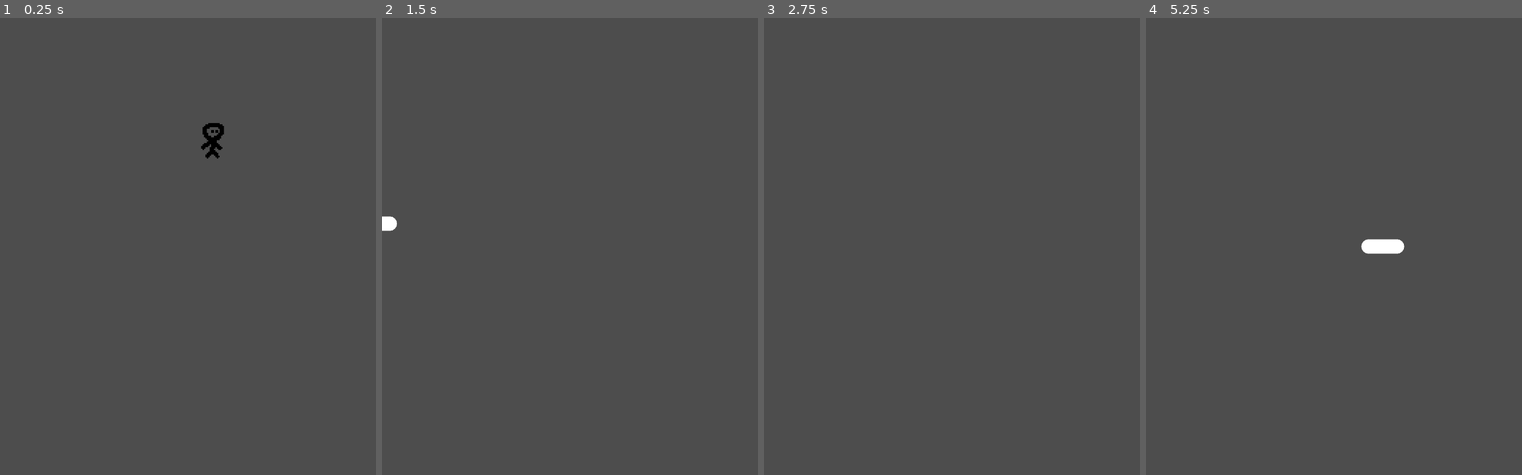
Above: before the commit, frames 1-4 (left to right).
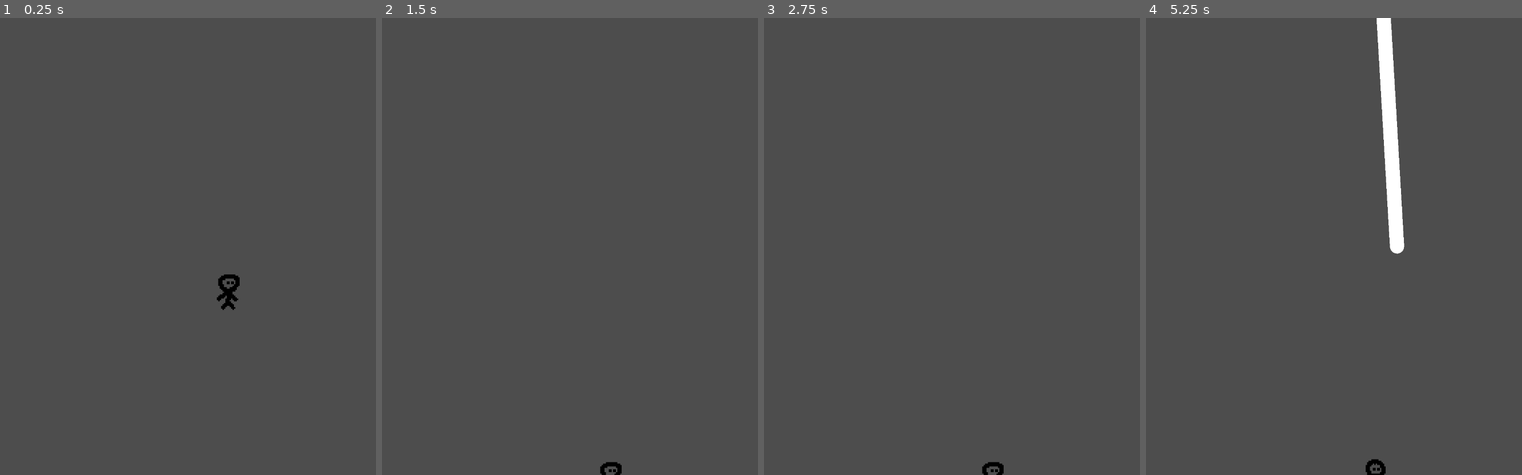
Above: after the commit, the same moments.

Repository: tanmayrajk/kinda-like-linerider-ig
Game: Godot game, scene res://assets/scenes/main.tscn
The game is run twice, just before and just after one commit, with the same random seed, the same clock (stepped at 60 frames per second) and the same inputs. The engine's default icon, where the game draws it, is replaced by a stand-in: a white triangle on a blue panel in a dark square.
Inputs (mouse positions are in pixels of both pictures, inside the frame that each line leads up to):
- Up to frame 1 (0.25 s): no input
- Up to frame 2 (1.5 s): tap Enter (ui_accept) at 0.5, 0.6 s; move the mouse to (709, 223) at 0.52 s; hold Right (ui_right) from 0.53 s (still down); click (709, 223) at 0.67 s; tap Space (jump) at 0.77, 0.8, 1.07, 1.35 s; move the mouse to (517, 269) at 1.27 s
- Up to frame 3 (2.75 s): tap Space (jump) at 1.52, 1.82, 2.3 s; tap Enter (ui_accept) at 1.55, 2.1 s; move the mouse to (1038, 145) at 2.02 s; release Right (ui_right) at 2.03 s; hold Left (ui_left) from 2.03 s (still down)
- Up to frame 4 (5.25 s): move the mouse to (1352, 337) at 2.77 s; release Left (ui_left) at 2.78 s; hold Right (ui_right) 2.78-4.28 s; tap Alt at 2.85 s; click (1352, 337) at 2.92 s; tap Space (jump) at 3.02, 3.32, 3.77, 3.8, 4.07, 4.52, 4.82, 5.1 s; tap Enter (ui_accept) at 3.05, 4.25, 4.35 s; move the mouse to (1510, 315) at 3.52 s; tap Shift at 3.6 s; move the mouse to (1236, 177) at 4.27 s; hold Left (ui_left) 4.28-5.03 s; move the mouse to (1397, 246) at 5.02 s; hold Right (ui_right) from 5.03 s (still down); click (1397, 246) at 5.17 s

The runs differ from the first frame. In frame 1, 0.5% of the frame differs, in the area x 53-64%, y 23-64%; in frame 2, 0.2%; in frame 3, 0.1%; in frame 4, 2.2%, in the area x 57-69%, y 0-100%.

Commit message:
make a really really really bad enemy system but like i do see the vision yk like maybe with a enemy indicator and shit it might just work idk

Diff:
--- /dev/null
+++ b/assets/scenes/enemy.tscn
@@ -0,0 +1,17 @@
+[gd_scene format=3 uid="uid://ddb1606xttn4a"]
+
+[ext_resource type="Script" uid="uid://bvko70jql0y6h" path="res://scripts/enemy.gd" id="1_kbpvo"]
+[ext_resource type="Texture2D" uid="uid://cairll5r8ant4" path="res://icon.svg" id="1_kvq5h"]
+
+[sub_resource type="RectangleShape2D" id="RectangleShape2D_35tmg"]
+size = Vector2(60, 60)
+
+[node name="enemy" type="CharacterBody2D" unique_id=2039986865]
+script = ExtResource("1_kbpvo")
+
+[node name="sprite" type="Sprite2D" parent="." unique_id=1487254911]
+scale = Vector2(0.5, 0.5)
+texture = ExtResource("1_kvq5h")
+
+[node name="CollisionShape2D" type="CollisionShape2D" parent="." unique_id=26017079]
+shape = SubResource("RectangleShape2D_35tmg")
--- a/assets/scenes/main.tscn
+++ b/assets/scenes/main.tscn
@@ -3,6 +3,8 @@
 [ext_resource type="PackedScene" uid="uid://dch1v4m2u2sd6" path="res://assets/scenes/player.tscn" id="2_0wfyh"]
 [ext_resource type="Script" uid="uid://da1xie7oek4ts" path="res://scripts/moving_world.gd" id="2_sfrgt"]
 [ext_resource type="Script" uid="uid://db1jr5yxrfpcd" path="res://scripts/the_strokes.gd" id="3_etxf0"]
+[ext_resource type="Script" uid="uid://jrxe7b580k17" path="res://scripts/enemy_spawner.gd" id="3_vesw4"]
+[ext_resource type="PackedScene" uid="uid://ddb1606xttn4a" path="res://assets/scenes/enemy.tscn" id="5_vesw4"]
 
 [node name="main" type="Node2D" unique_id=1209180813]
 
@@ -11,6 +13,48 @@
 
 [node name="the_strokes" type="Node2D" parent="moving_world" unique_id=1621566685]
 script = ExtResource("3_etxf0")
+metadata/_edit_lock_ = true
 
 [node name="player" parent="." unique_id=534280259 instance=ExtResource("2_0wfyh")]
-position = Vector2(149, 54)
+position = Vector2(78, 160)
+
+[node name="Camera2D" type="Camera2D" parent="player" unique_id=394437493]
+drag_vertical_enabled = true
+drag_top_margin = 1.0
+drag_bottom_margin = 1.0
+editor_draw_limits = true
+editor_draw_drag_margin = true
+metadata/_edit_lock_ = true
+
+[node name="enemy_spawner" type="Node2D" parent="." unique_id=2108634168]
+position = Vector2(433, 165)
+script = ExtResource("3_vesw4")
+enemy_scene = ExtResource("5_vesw4")
+
+[node name="spawn_points" type="Node2D" parent="enemy_spawner" unique_id=559681003]
+position = Vector2(528, 0)
+
+[node name="spawn_point" type="Node2D" parent="enemy_spawner/spawn_points" unique_id=1671744734]
+metadata/_edit_lock_ = true
+
+[node name="spawn_point2" type="Node2D" parent="enemy_spawner/spawn_points" unique_id=220376943]
+position = Vector2(0, 50)
+metadata/_edit_lock_ = true
+
+[node name="spawn_point3" type="Node2D" parent="enemy_spawner/spawn_points" unique_id=1051561704]
+position = Vector2(0, -50)
+metadata/_edit_lock_ = true
+
+[node name="spawn_point4" type="Node2D" parent="enemy_spawner/spawn_points" unique_id=1793436109]
+position = Vector2(0, 100)
+metadata/_edit_lock_ = true
+
+[node name="spawn_point5" type="Node2D" parent="enemy_spawner/spawn_points" unique_id=5843614]
+position = Vector2(0, -100)
+metadata/_edit_lock_ = true
+
+[node name="Timer" type="Timer" parent="enemy_spawner" unique_id=1538534058]
+wait_time = 0.67
+autostart = true
+
+[connection signal="timeout" from="enemy_spawner/Timer" to="enemy_spawner" method="_on_timer_timeout"]
--- /dev/null
+++ b/scripts/enemy.gd
@@ -0,0 +1,25 @@
+extends CharacterBody2D
+
+
+const SPEED = 150.0
+#const JUMP_VELOCITY = -400.0
+
+
+func _physics_process(delta: float) -> void:
+	# Add the gravity.
+	#if not is_on_floor():
+		#velocity += get_gravity() * delta
+
+	# Handle jump.
+	#if Input.is_action_just_pressed("ui_accept") and is_on_floor():
+		#velocity.y = JUMP_VELOCITY
+
+	# Get the input direction and handle the movement/deceleration.
+	# As good practice, you should replace UI actions with custom gameplay actions.
+	#var direction := Input.get_axis("ui_left", "ui_right")
+	#if direction:
+	velocity.x = -1 * SPEED
+	#else:
+		#velocity.x = move_toward(velocity.x, 0, SPEED)
+
+	move_and_slide()
--- /dev/null
+++ b/scripts/enemy_spawner.gd
@@ -0,0 +1,25 @@
+extends Node2D
+
+@export var enemy_scene: PackedScene
+@onready var timer: Timer = $Timer
+@onready var moving_world: Node2D = $"../moving_world"
+
+func spawn_enemy():
+	var spawners = $spawn_points.get_children()
+	var rand_spawner: Node2D = spawners.pick_random()
+	var enemy: CharacterBody2D = enemy_scene.instantiate()
+	moving_world.add_child(enemy)
+	enemy.global_position = rand_spawner.global_position
+
+# Called when the node enters the scene tree for the first time.
+func _ready() -> void:
+	pass # Replace with function body.
+
+
+# Called every frame. 'delta' is the elapsed time since the previous frame.
+func _process(delta: float) -> void:
+	pass
+
+
+func _on_timer_timeout() -> void:
+	spawn_enemy()
--- a/scripts/player.gd
+++ b/scripts/player.gd
@@ -2,26 +2,22 @@
 
 @onready var sprite: AnimatedSprite2D = $AnimatedSprite2D
 
-#const SPEED = 300.0
-#const JUMP_VELOCITY = -400.0
+const JUMP_VELOCITY = -350.0
+const JUMP_CUT = 0.5
 
+func _ready() -> void:
+	#position = get_viewport_rect().size / 2
+	pass
 
 func _physics_process(delta: float) -> void:
-	# Add the gravity.
 	if not is_on_floor():
 		velocity += get_gravity() * delta
 
-	# Handle jump.
-	#if Input.is_action_just_pressed("ui_accept") and is_on_floor():
-		#velocity.y = JUMP_VELOCITY
+	if Input.is_action_just_pressed("jump") and is_on_floor():
+		velocity.y = JUMP_VELOCITY
 
-	# Get the input direction and handle the movement/deceleration.
-	# As good practice, you should replace UI actions with custom gameplay actions.
-	#var direction := Input.get_axis("ui_left", "ui_right")
-	#if direction:
-		#velocity.x = direction * SPEED
-	#else:
-		#velocity.x = move_toward(velocity.x, 0, SPEED)
+	if Input.is_action_just_released("jump") and velocity.y < 0:
+		velocity.y *= JUMP_CUT
 
 	sprite.play("idle")
 
Not shown, added: scripts/enemy.gd.uid
Not shown, added: scripts/enemy_spawner.gd.uid
